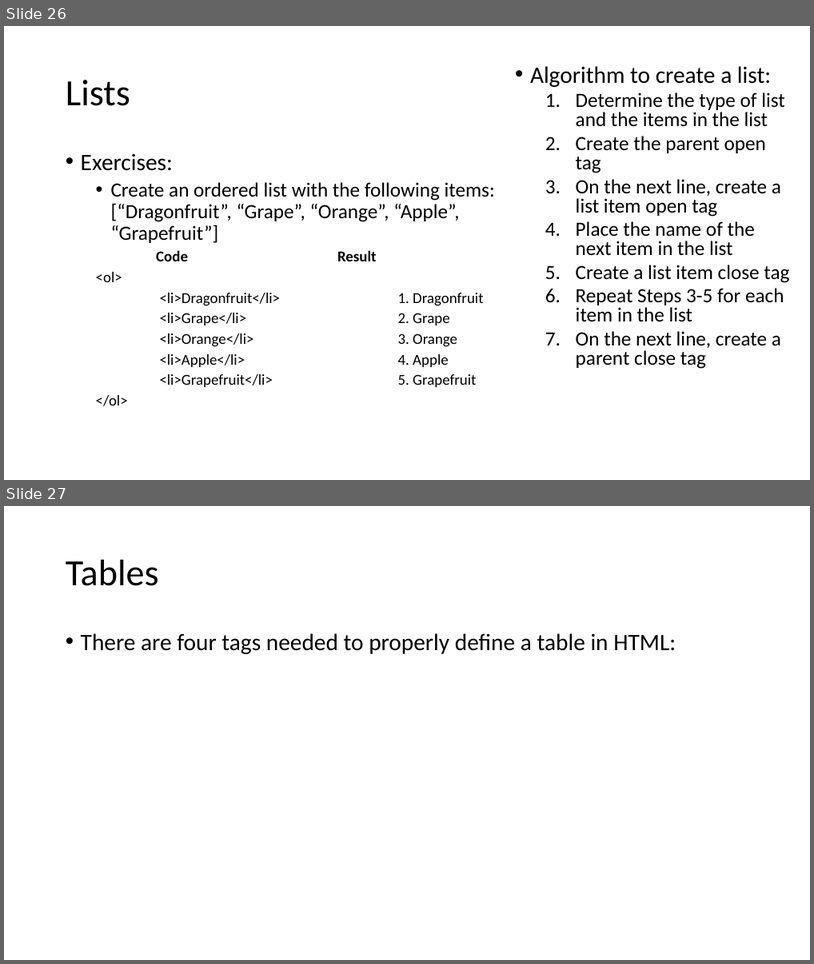
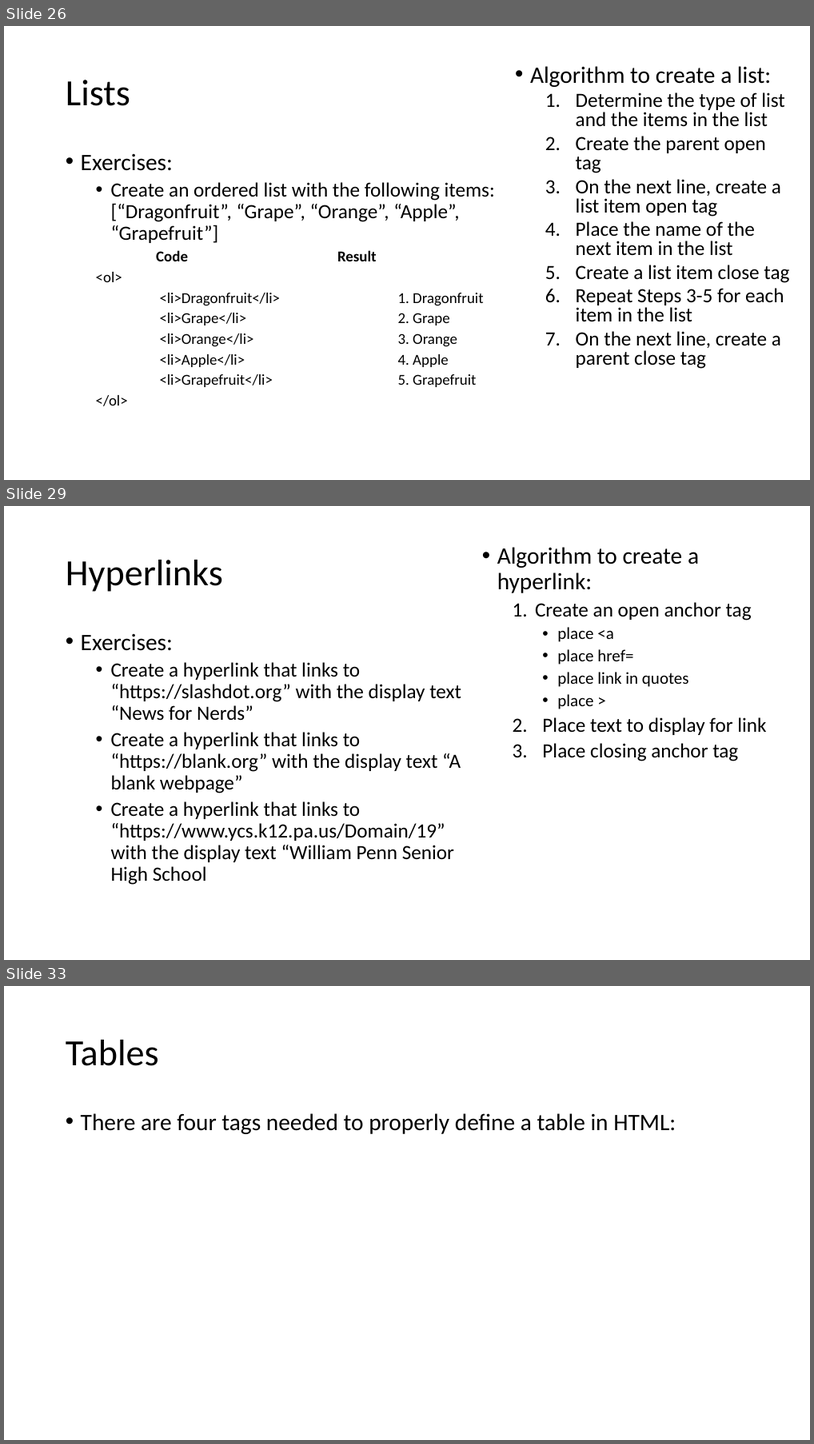
Before and after one commit to MrJoshGross/Course-Curricular-Material, a slide deck: wip/Lecture 9 - More HTML Tags.pptx. Shown one above the other, each under a label of ours: slides 26 and 27 before the commit, slides 26, 29 and 33 after it; the slides between them are not shown. The pictures are 814x964 and 814x1444 pixels, drawn with LibreOffice and Linux fonts; fonts in the diff are those of the drawing. Boxes give left, top, right and bottom in pixels: in the first picture for what was removed or moved away, otherwise in the second. Text is boxed around its words. In the diff, an @@ line names an element or a change of style, - is before the commit and + after.

Commit message:
Update Lecture 9 - More HTML Tags.pptx
add section for hyperlinks

```diff
--- a/wip/Lecture 9 - More HTML Tags.pptx
+++ b/wip/Lecture 9 - More HTML Tags.pptx
@@ slide 29 added at <box>4,506,810,960</box>, background #FFFFFF @@
@@ text added at <box>498,547,766,761</box>, 24 pt, text #000000 @@
+• Algorithm to create a hyperlink:
+  1. Create an open anchor tag
+    • place <a
+    • place href=
+    • place link in quotes
+    • place >
+  2. Place text to display for link
+  3. Place closing anchor tag
@@ title added at <box>66,560,223,592</box>, 44 pt, text #000000 @@
+Hyperlinks
@@ text added at <box>81,634,462,884</box>, 24 pt, text #000000 @@
+• Exercises:
+  • Create a hyperlink that links to “https://slashdot.org” with the display text “News for Nerds”
+  • Create a hyperlink that links to “https://blank.org” with the display text “A blank webpage”
+  • Create a hyperlink that links to “https://www.ycs.k12.pa.us/Domain/19” with the display text “William Penn Senior High School
@@ what was slide 27 is now slide 33 @@
```
Also in this commit, not shown: 2 slides changed, 5 other slides added.
